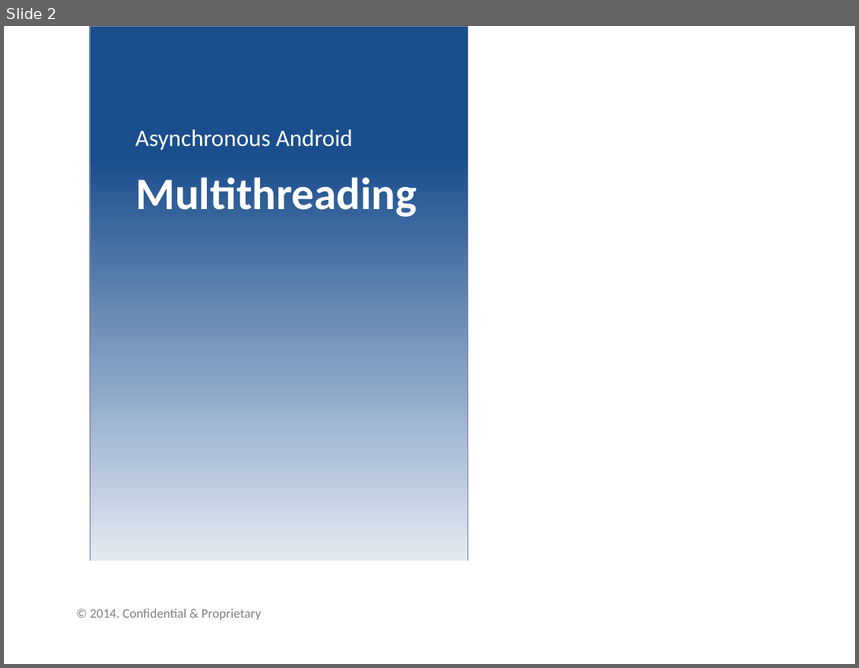
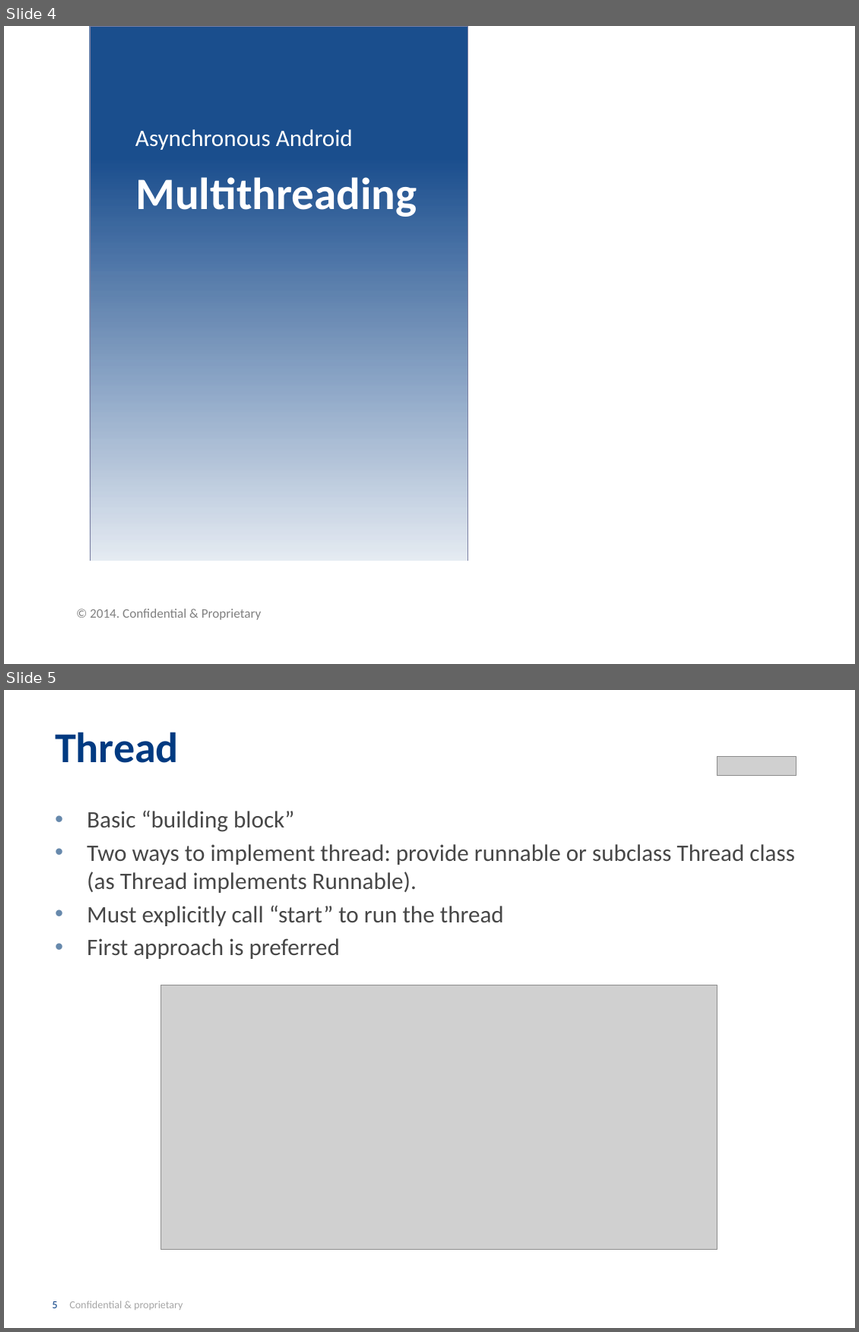
Before and after one commit to INRIX-Iurii-Okhmat/BrownBags, a slide deck: Presentation/Asynchronous Android.pptx. Shown one above the other, each under a label of ours: slide 2 before the commit, slides 4 and 5 after it. The pictures are 859x668 and 859x1332 pixels, drawn with LibreOffice and Linux fonts; fonts in the diff are those of the drawing; grey boxes stand for pictures; background and template pictures are left out. Boxes give left, top, right and bottom in pixels: in the first picture for what was removed or moved away, otherwise in the second. Text is boxed around its words. In the diff, an @@ line names an element or a change of style, - is before the commit and + after.

```diff
--- a/Presentation/Asynchronous Android.pptx
+++ b/Presentation/Asynchronous Android.pptx
@@ slide 5 added at (x1=4, y1=690, x2=855, y2=1328), background #FFFFFF @@
@@ title added at (x1=55, y1=732, x2=179, y2=763), 36 pt, text #013A81, bold @@
+Thread
@@ picture added at (x1=718, y1=756, x2=797, y2=775) @@
@@ text added at (x1=87, y1=811, x2=795, y2=959), 20 pt, text #474747 @@
+• Basic “building block”
+• Two ways to implement thread: provide runnable or subclass Thread class (as Thread implements Runnable).
+• Must explicitly call “start” to run the thread
+• First approach is preferred
@@ picture added at (x1=161, y1=986, x2=718, y2=1249) @@
@@ page number added at (x1=52, y1=1301, x2=183, y2=1310), 9 pt, text #A6A6A6 @@
+5 Confidential & proprietary
@@ what was slide 2 is now slide 4 @@
```
Also in this commit, not shown: 27 other slides added.
